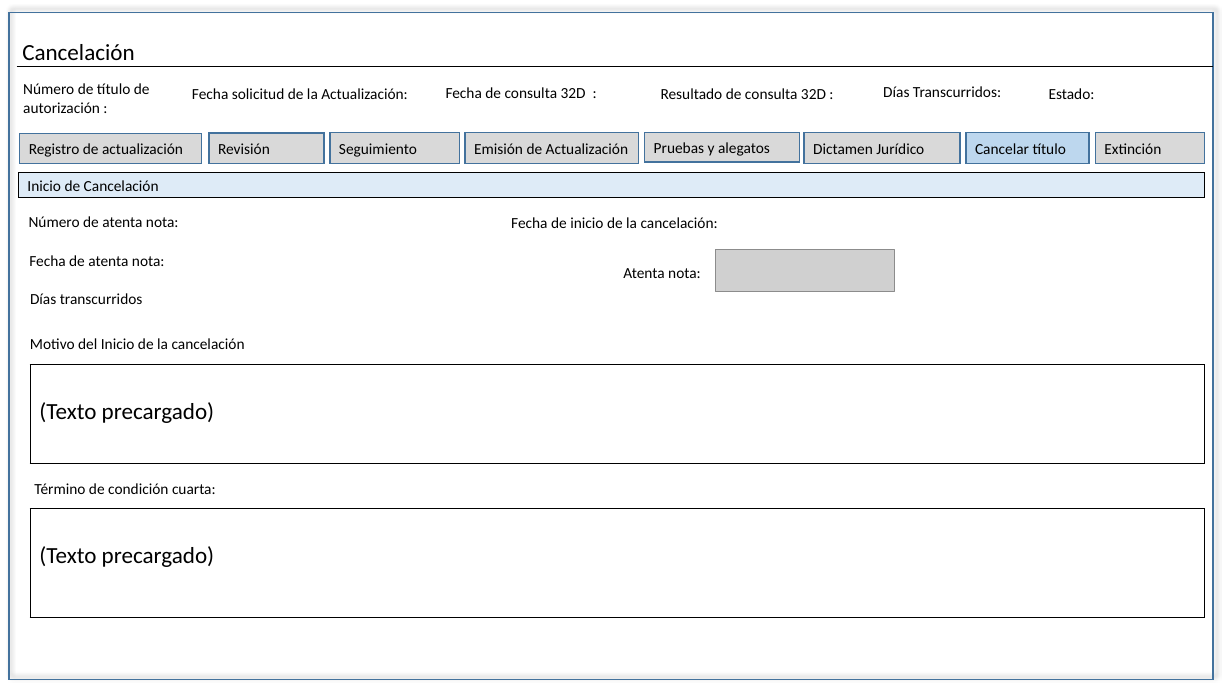
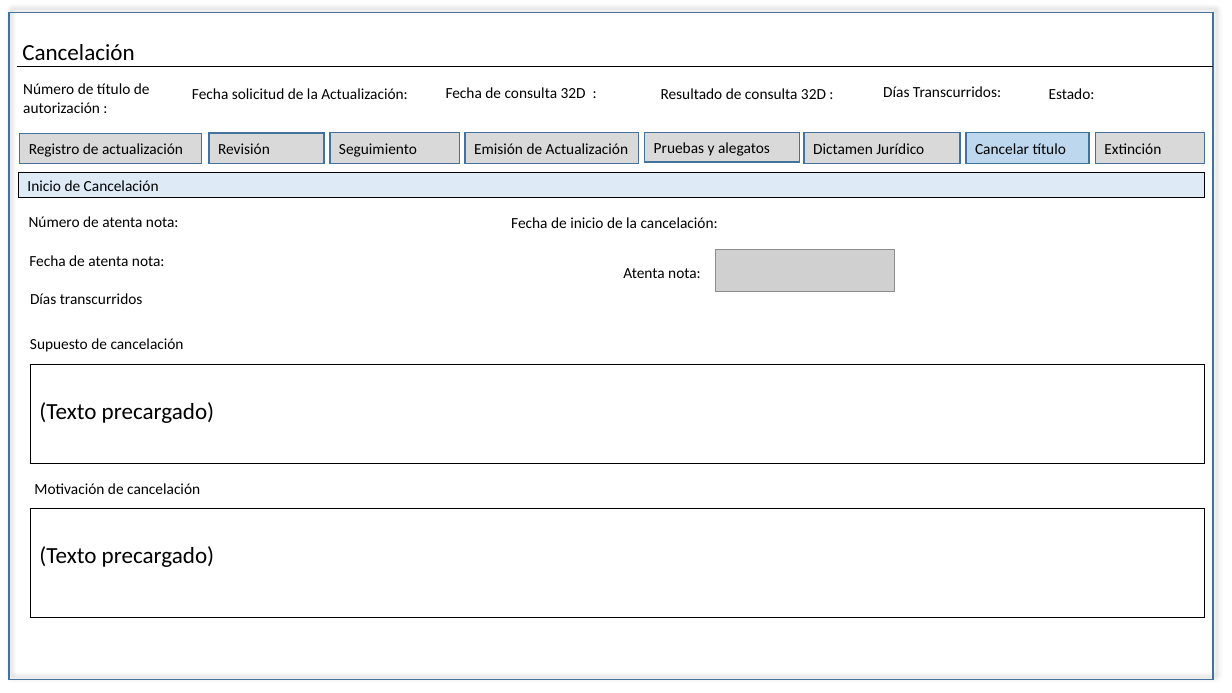
Before and after one commit to EDDIE83/Documentos, a slide deck: slide 4 of TAF 092019/Cancelación.pptx (slide 3 before the commit). Drawn at 1232x693 pixels with LibreOffice and Linux fonts; fonts in the diff are those of the drawing; grey boxes stand for pictures. Boxes give left, top, right and bottom in pixels: in the first picture for what was removed or moved away, otherwise in the second. Text is boxed around its words. In the diff, an @@ line names an element or a change of style, - is before the commit and + after.

```diff
--- a/TAF 092019/Cancelación.pptx
+++ b/TAF 092019/Cancelación.pptx
@@ text at box(30, 338, 184, 352): text changed @@
-Motivo del Inicio de la cancelación
+Supuesto de cancelación
@@ text at box(34, 483, 200, 494): text changed @@
-Término de condición cuarta:
+Motivación de cancelación
```
Also in this commit, not shown: 21 other slides changed, 1 slide added, 9 slides removed, 15 other files.
